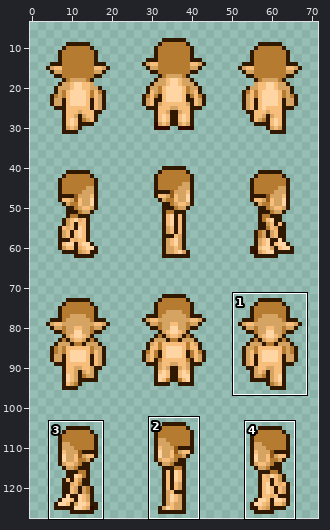
Sprite sheet: spriteData/10/adult/3.gif. The picture above shows the old version from afar; the outline marks the close-up.
Close-up. Old version:
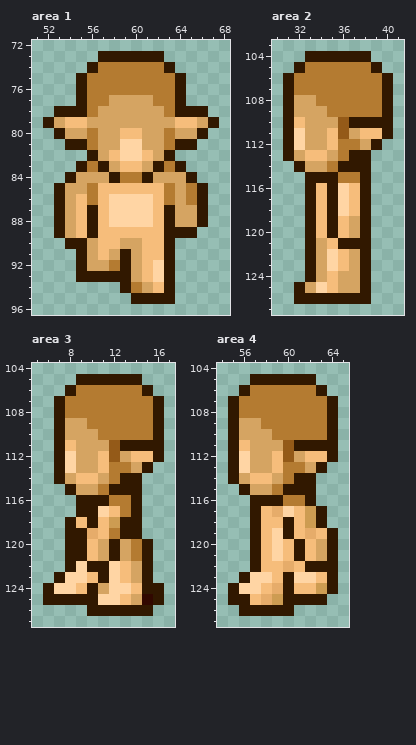
The file is 72x128 pixels. Colours within 5 levels of each other are drawn and written as one. Shown: area 1: x 51..68, y 72..96; area 2: x 30..41, y 103..127; area 3: x 5..17, y 104..127; area 4: x 54..65, y 104..127. The wide view leaves out empty margins. The commit also changed other parts of the picture, which this record leaves out.
After:
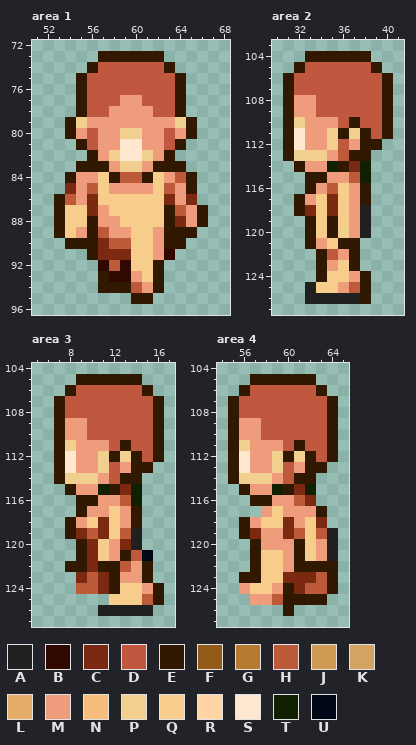
Palette (. is transparent): A #202020  B #310800  C #7b2910  D #bf583f  E #311800  F #945a18  G #b47b31  H #bd5a39  J #cd9c52  K #d5a462  L #e6ac6a  M #ee9c7b  N #f6bd7b  P #f0cf8f  Q #f6cd8b  R #ffd5a4  S #ffe7d0  T #102000  U #000818
What changed:
Changed rows in their new state; - is an unchanged pixel.
Area 1:
first column x 52:
74 -----DDDDDD-----
75 ----DDDDDDDD----
76 ----DDDDDDDD----
77 ----DDDMMDDD----
78 -..-DDMMMMDD-..-
79 ..EPMMMMMMMMPE..
80 -.EMDMMPPMMDME.-
81 --.-DMMSSMMD-.--
82 -----MPSSPM-----
83 ----E-MPPM-E----
84 ---MMQ-HH-QMH---
85 -.CMHQMMMMQHME.-
86 --HMCQQQQQQCMC.-
87 --QQCMQQQQQ-HM--
88 --QQ-MMQQQQ-CM--
89 --QM-HMMQQM-----
90 ----ECHHQQM-E---
91 ---.ECCCQQMB----
92 ---..BHBQQE.----
93 ---..-BBMQE.----
94 -----EE-HME.----
95 ----------..----
Area 2:
first column x 32:
105 -DDDDDD-
106 DDDDDDDD
107 DDDDDDDD
108 MMDDDDDD
109 MMDDDDDD
110 PMMMD-DD
111 SMMPEPED
112 SMMPDME-
113 PPPMH---
114 -MMT-CT-
115 ---MMHT-
116 --MHQM--
117 EMQCQM--
118 ECQCQMA-
119 --Q-QMA-
120 --Q-PMA-
121 --MQ--.-
122 -.EHME.-
123 -.EMQE.-
124 -.EQQM--
125 .AQQMH--
126 .AAAAA--
Area 3:
first column x 6:
106 ---DDDDDD-
107 --DDDDDDDD
108 --DDDDDDDD
109 --MMDDDDDD
110 --MMDDDDDD
111 --PMMMD-DD
112 --SMMPEPED
113 --SMMPDME-
114 --PPPMH---
115 ---MMT-CT-
116 -----MMHT-
117 ----MMQM--
118 ---MQCQM--
119 ---CHCQHA-
120 --.-CQMCA.
121 --.-CQMEHU
122 ---EC-EHM-
123 -..CHCEMM-
124 ...HHCEQQM
125 ......QQQH
126 ----.AAAAA
Area 4:
first column x 55:
106 --DDDDDD--
107 -DDDDDDDD-
108 -DDDDDDDD-
109 -MMDDDDDD-
110 -MMDDDDDD-
111 -PMMMD-DD-
112 -SMMPEPED-
113 -SMMPDME--
114 -PPPMH----
115 --MMT-CT--
116 ----MMHC--
117 --.MQMMM--
118 -EMQQCMQC-
119 -ECMMCHQHA
120 ---MMM-QMA
121 ---QQM-PMA
122 ---QQME---
123 --EQQCCCH-
124 .MQQM-CHH-
125 ..MMH-----
126 -....-----
Changed places in both close-ups, as pixel boxes (x1, y1, x2, y2):
changed: (43, 62, 219, 304)
changed: (294, 62, 382, 304)
changed: (43, 385, 153, 616)
changed: (228, 385, 338, 616)
